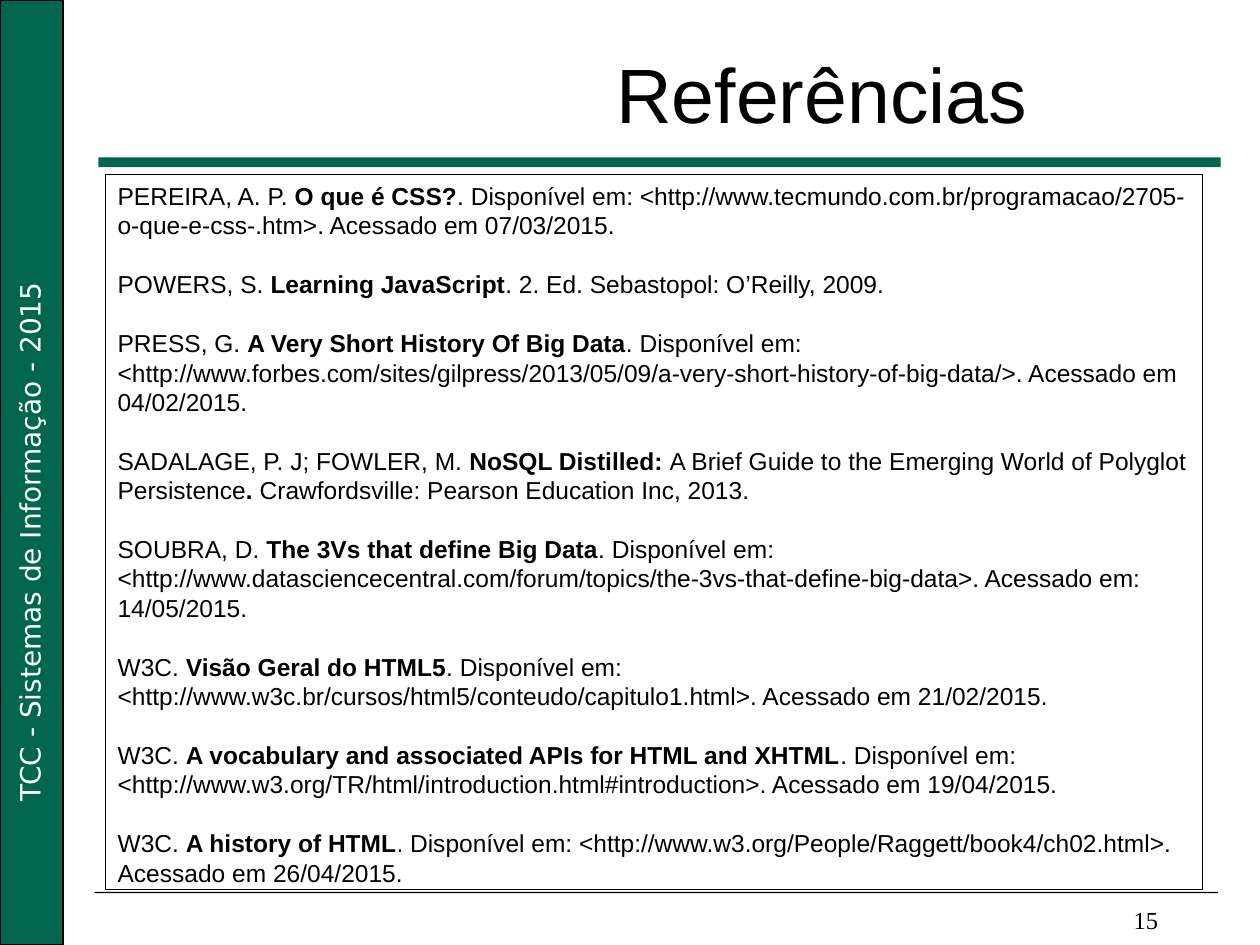
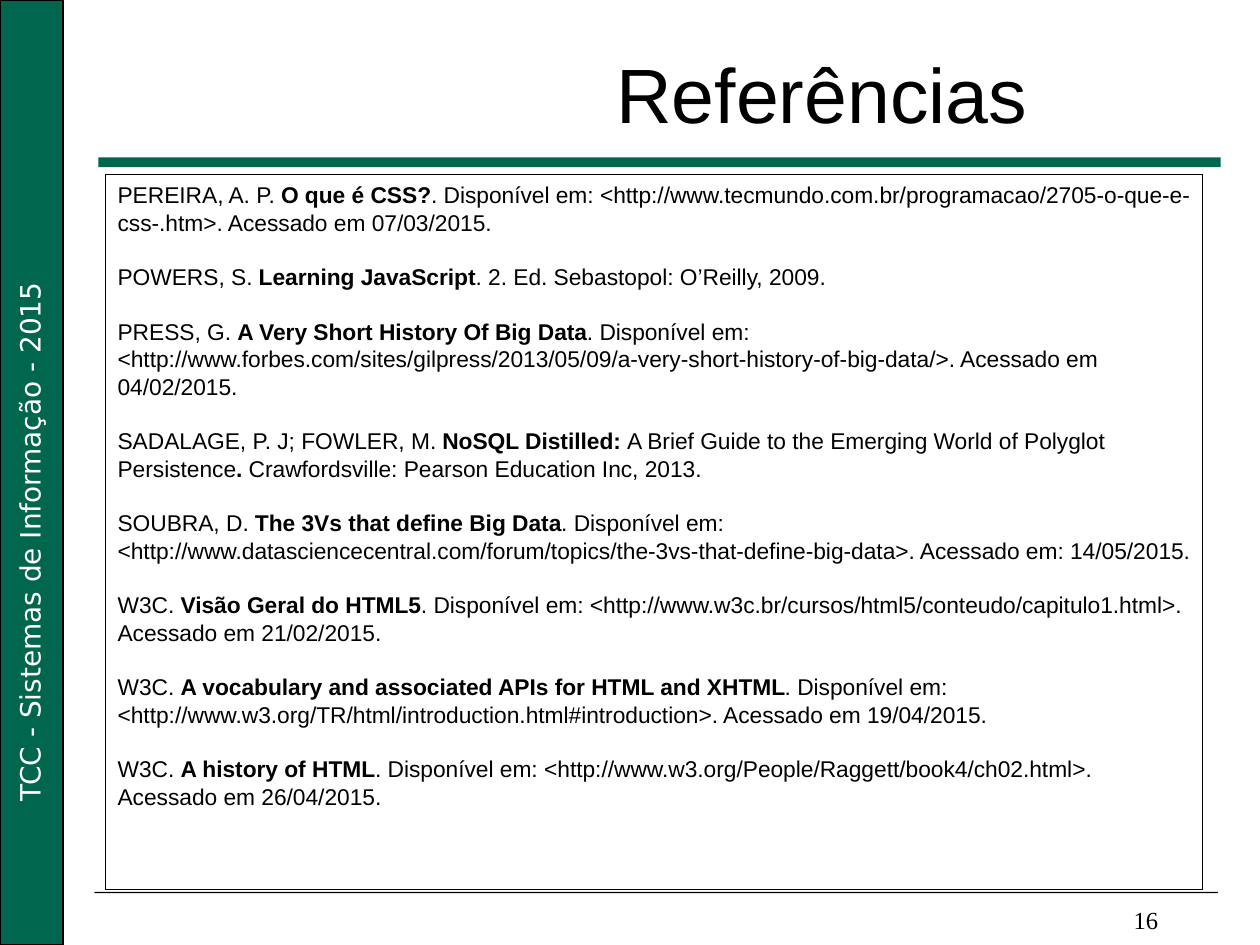
Before and after one commit to Nikofoxxx/TCC, a slide deck: slide 16 of documents/life_cycle/Apresentação_Big_Data.pptx (slide 15 before the commit). Drawn at 1260x945 pixels with LibreOffice and Linux fonts; fonts in the diff are those of the drawing; background and template pictures are left out. Boxes give left, top, right and bottom in pixels: in the first picture for what was removed or moved away, otherwise in the second. Text is boxed around its words. In the diff, an @@ line names an element or a change of style, - is before the commit and + after.

```diff
--- a/documents/life_cycle/Apresentação_Big_Data.pptx
+++ b/documents/life_cycle/Apresentação_Big_Data.pptx
@@ text "PEREIRA, A. P. O que ..." at <box>118,186,1190,806</box>: size 14 to 13 pt @@
@@ text at <box>1134,912,1159,930</box>: text changed @@
-15
+16
```
Also in this commit, not shown: 7 other slides changed, 1 slide added.
